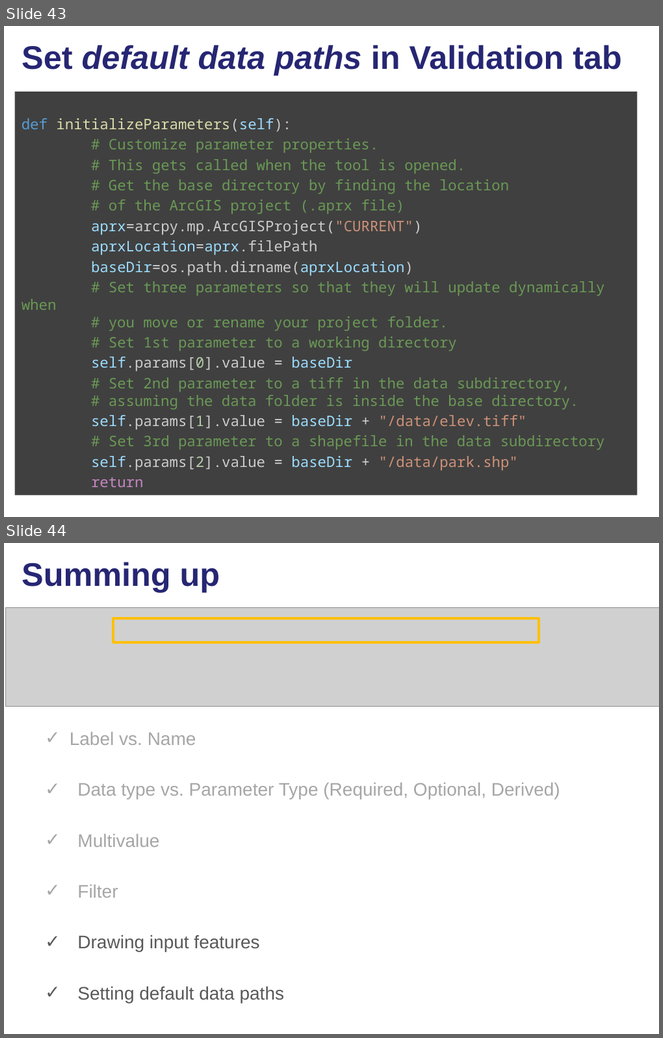
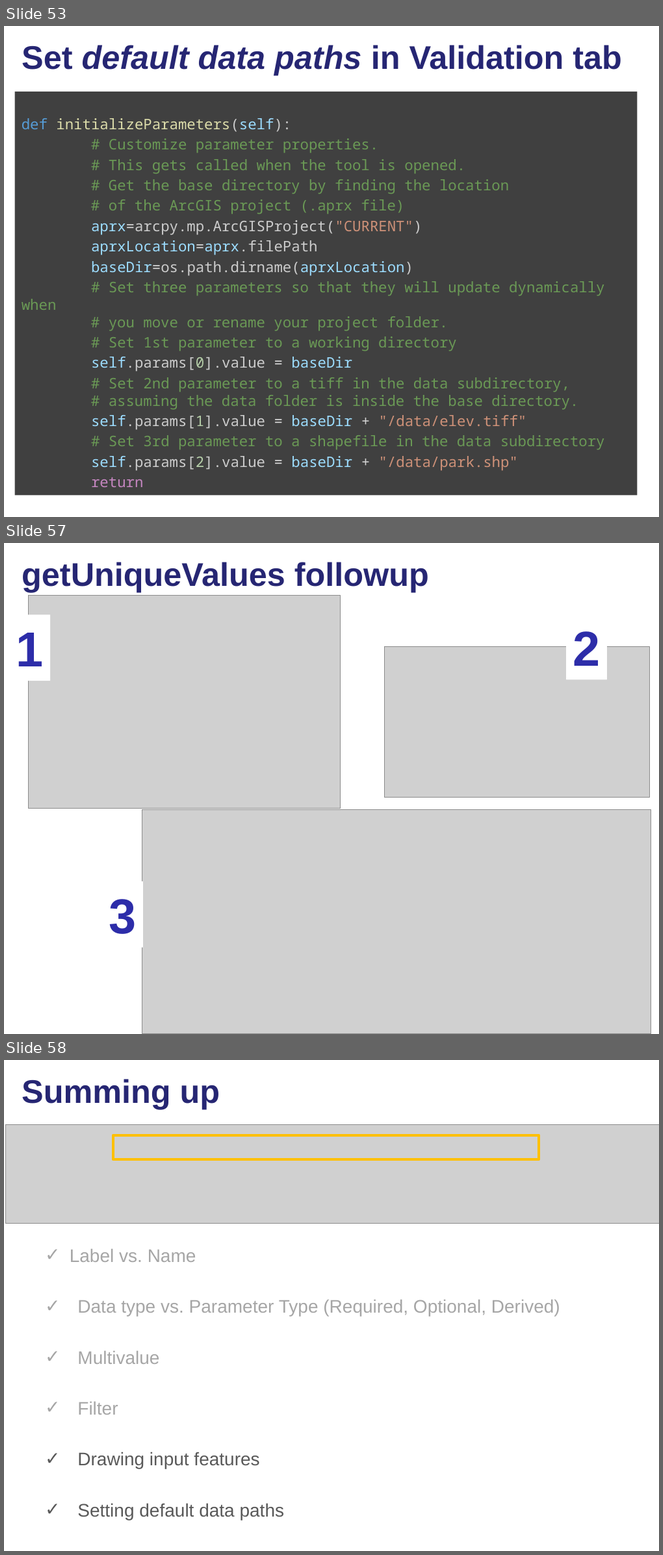
Before and after one commit to lgtateos/gis540, a slide deck: slides/scriptToolParameters.pptx. Shown one above the other, each under a label of ours: slides 43 and 44 before the commit, slides 53, 57 and 58 after it; the slides between them are not shown. The pictures are 663x1038 and 663x1555 pixels, drawn with LibreOffice and Linux fonts; fonts in the diff are those of the drawing; grey boxes stand for pictures. Boxes give left, top, right and bottom in pixels: in the first picture for what was removed or moved away, otherwise in the second. Text is boxed around its words. In the diff, an @@ line names an element or a change of style, - is before the commit and + after.

Commit message:
add more slides
More explanation of setting default values and updating parameters based on other parameters.

```diff
--- a/slides/scriptToolParameters.pptx
+++ b/slides/scriptToolParameters.pptx
@@ slide 57 added at box(4, 543, 659, 1034), background #FFFFFF @@
@@ title added at box(22, 562, 429, 592), 36 pt, text #262673, bold @@
+getUniqueValues followup
@@ picture added at box(28, 596, 341, 809) @@
@@ rectangle added at box(9, 615, 50, 681), fill #FFFFFF, 54 pt, text gradient #8080DA to #2E2EAA to #000097, bold @@
+1
@@ rectangle added at box(566, 614, 607, 680), fill #FFFFFF, 54 pt, text gradient #8080DA to #2E2EAA to #000097, bold @@
+2
@@ picture added at box(385, 646, 649, 797) @@
@@ picture added at box(142, 809, 651, 1034) @@
@@ rectangle added at box(102, 882, 143, 948), fill #FFFFFF, 54 pt, text gradient #8080DA to #2E2EAA to #000097, bold @@
+3
@@ what was slide 43 is now slide 53 @@
@@ what was slide 44 is now slide 58 @@
```
Also in this commit, not shown: 13 other slides added.
